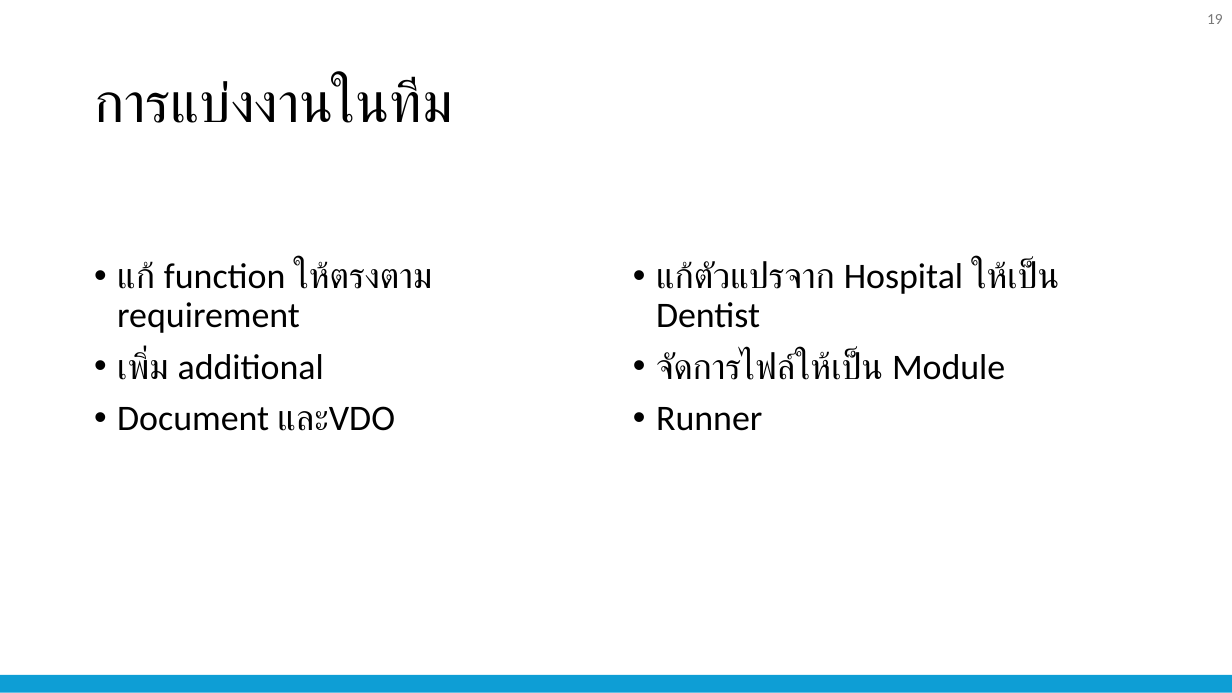
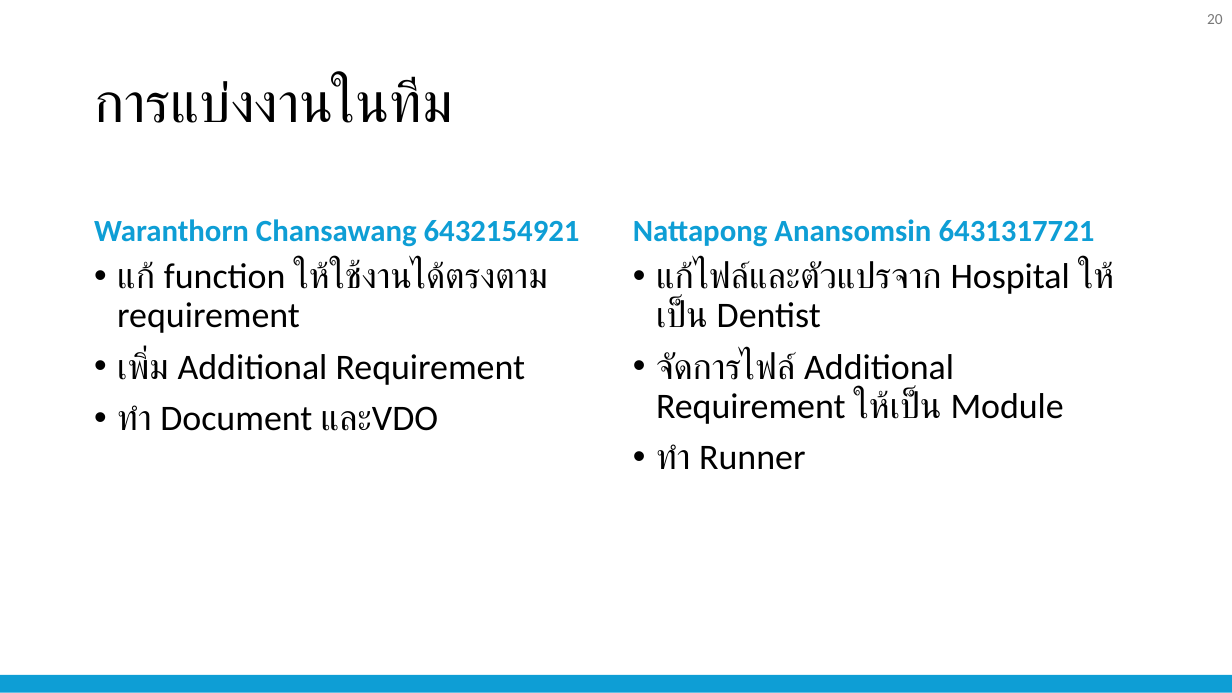
Before and after one commit to nattapong232/DentistBooking, a slide deck: slide 20 of SRS.pptx (slide 19 before the commit). Drawn at 1232x693 pixels with LibreOffice and Linux fonts; fonts in the diff are those of the drawing. Boxes give left, top, right and bottom in pixels: in the first picture for what was removed or moved away, otherwise in the second. Text is boxed around its words. In the diff, an @@ line names an element or a change of style, - is before the commit and + after.

```diff
--- a/SRS.pptx
+++ b/SRS.pptx
@@ page number at [1207, 14, 1223, 24]: text changed @@
-19
+20
@@ text added at [94, 219, 580, 247], 24 pt, text #0E9ED5, bold @@
+Waranthorn Chansawang 6432154921
@@ text added at [633, 219, 1095, 247], 24 pt, text #0E9ED5, bold @@
+Nattapong Anansomsin 6431317721
@@ text at [117, 260, 548, 431]: text changed @@
-• แก้ function ให้ตรงตาม requirement
-• เพิ่ม additional
-• Document และVDO
+• แก้ function ให้ใช้งานได้ตรงตาม requirement
+• เพิ่ม Additional Requirement
+• ทำ Document และVDO
@@ text at [656, 260, 1114, 470]: text changed @@
-• แก้ตัวแปรจาก Hospital ให้เป็น Dentist
-• จัดการไฟล์ให้เป็น Module
-• Runner
+• แก้ไฟล์และตัวแปรจาก Hospital ให้เป็น Dentist
+• จัดการไฟล์ Additional Requirement ให้เป็น Module
+• ทำ Runner
```
Also in this commit, not shown: 11 other slides changed, 1 slide added, 21 other files.
